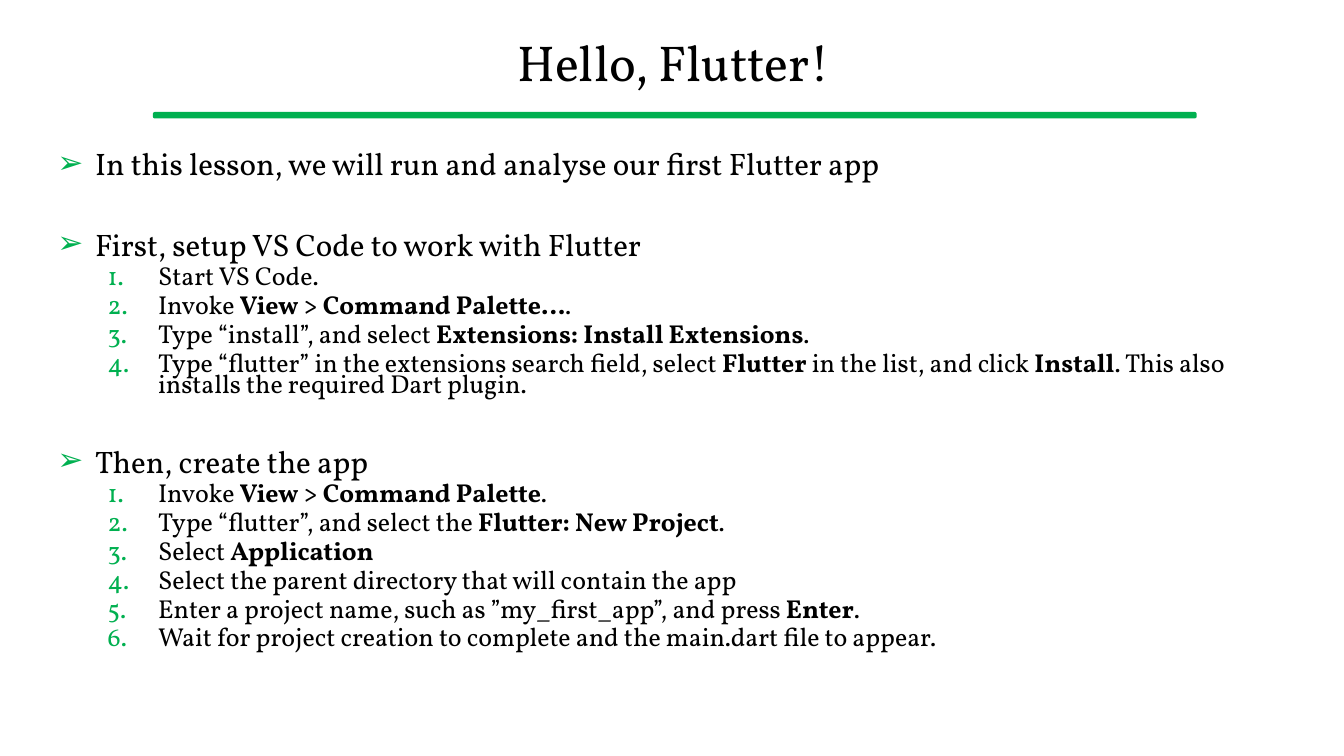
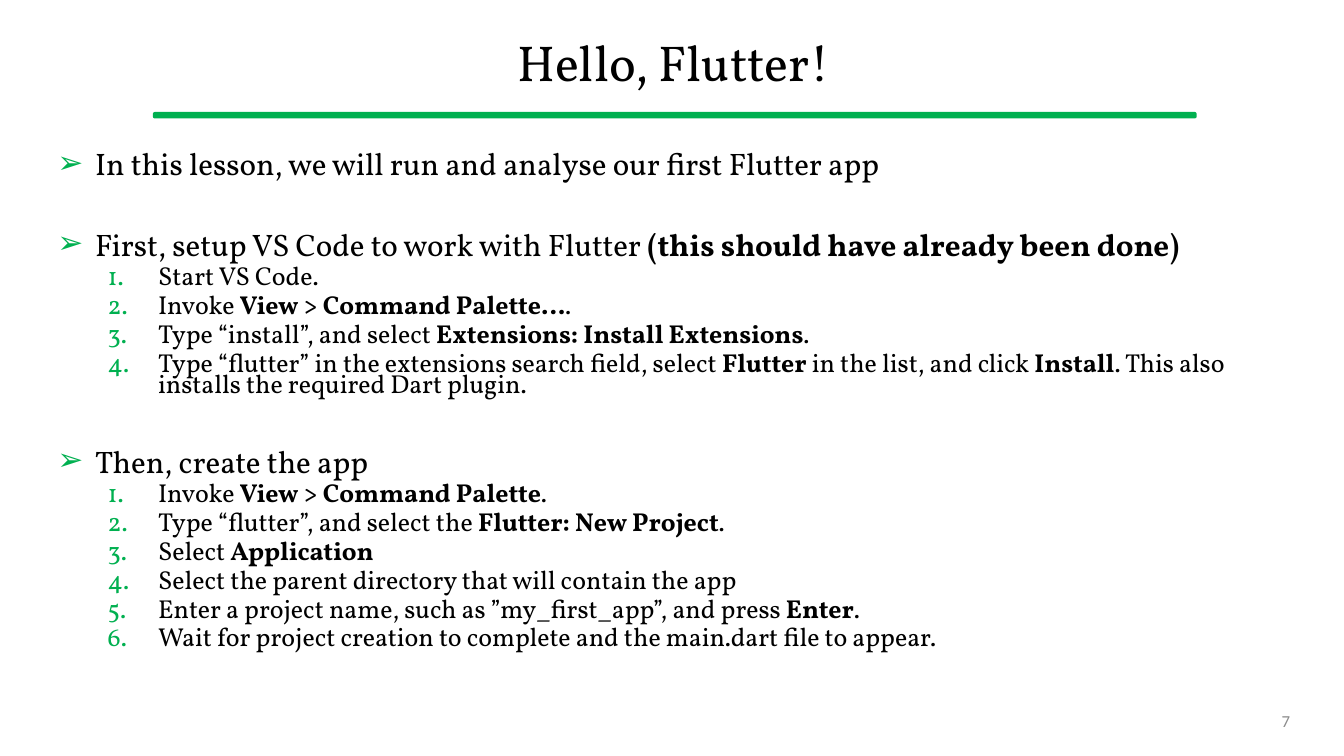
Before and after one commit to gcappon/bwthw, a slide deck: slide 7 of lab_04-hello-flutter/lab_04-hello_flutter.pptx. Drawn at 1344x756 pixels with LibreOffice and Linux fonts; fonts in the diff are those of the drawing. Boxes give left, top, right and bottom in pixels: in the first picture for what was removed or moved away, otherwise in the second. Text is boxed around its words. In the diff, an @@ line names an element or a change of style, - is before the commit and + after.

```diff
--- a/lab_04-hello-flutter/lab_04-hello_flutter.pptx
+++ b/lab_04-hello-flutter/lab_04-hello_flutter.pptx
@@ text at (95, 233, 1179, 271): text changed @@
-➢ First, setup VS Code to work with Flutter
+➢ First, setup VS Code to work with Flutter (this should have already been done)
@@ page number added at (1282, 716, 1290, 727), 12 pt, text #8C8C8C @@
+7
```
Also in this commit, not shown: 50 other slides changed, 1 other file.
